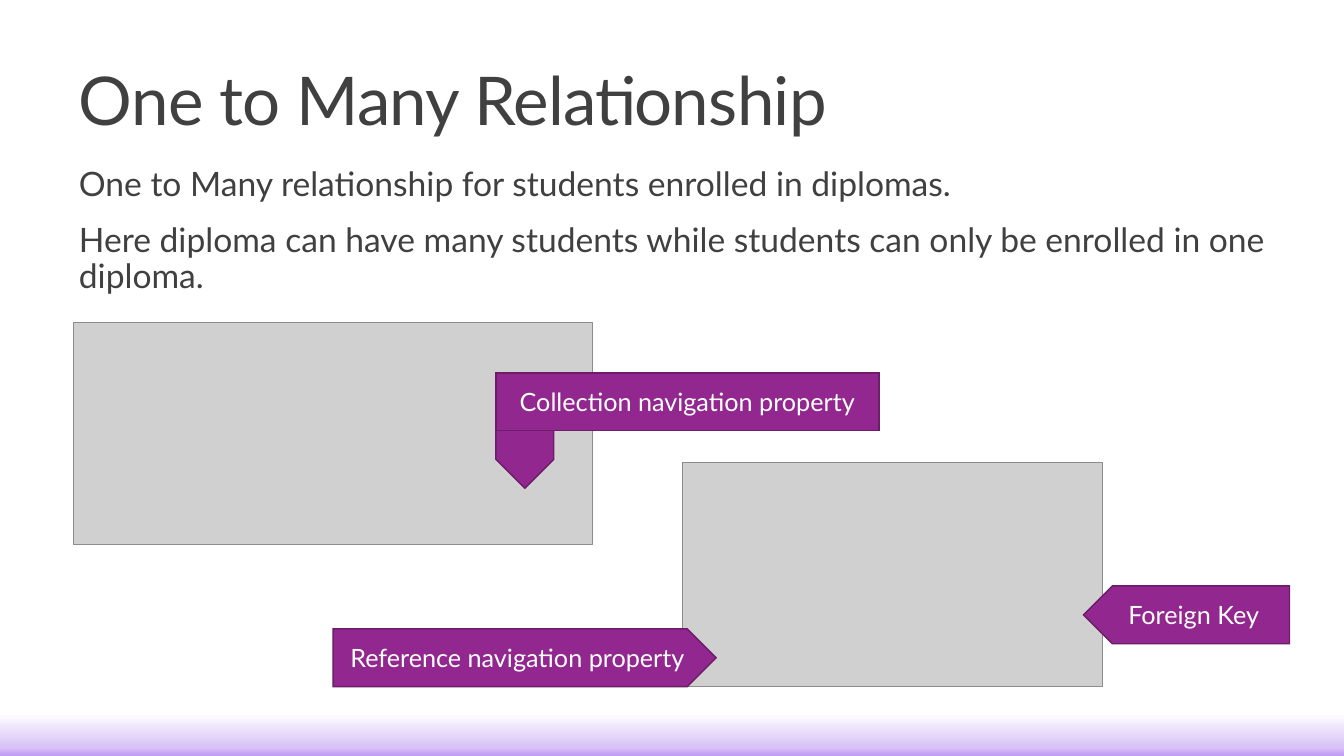
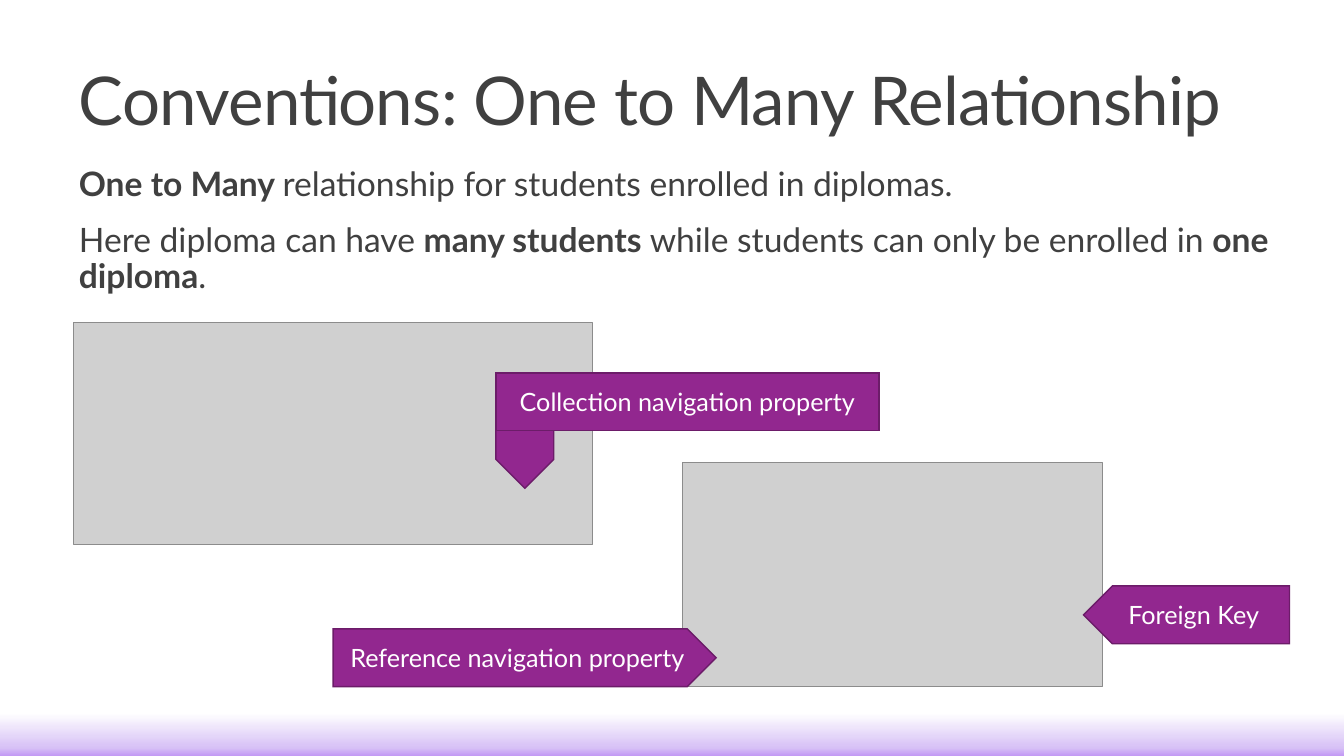
Before and after one commit to c0j0s/StudentManagementSystem, a slide deck: slide 13 of Training Materials/Lecture/2. Implementing EF Core in Your Solution.pptx. Drawn at 1344x756 pixels with LibreOffice and Linux fonts; fonts in the diff are those of the drawing; grey boxes stand for pictures. Boxes give left, top, right and bottom in pixels: in the first picture for what was removed or moved away, otherwise in the second. Text is boxed around its words. In the diff, an @@ line names an element or a change of style, - is before the commit and + after.

```diff
--- a/Training Materials/Lecture/2. Implementing EF Core in Your Solution.pptx
+++ b/Training Materials/Lecture/2. Implementing EF Core in Your Solution.pptx
@@ title at [79,75,1221,137]: text changed @@
-One to Many Relationship
+Conventions: One to Many Relationship
@@ text "One to Many relationship for ..." at [79,171,1268,294]: bold on in "One to Many", "many students one diploma." @@
```
Also in this commit, not shown: 16 other slides changed, 5 other files.
